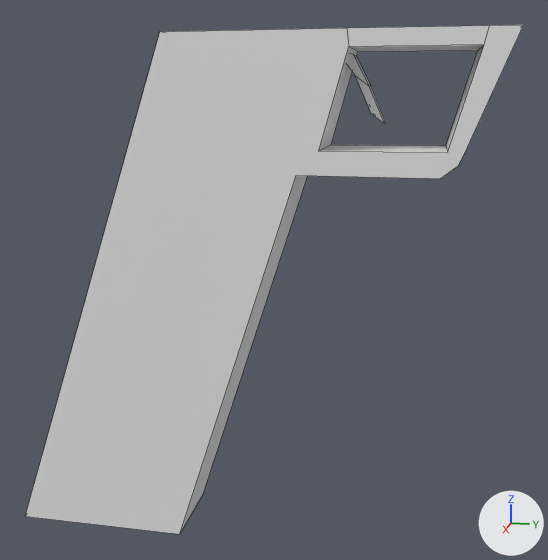
What one commit did to the Blender file Battle of Steel/Assets/Kawano/3D_Model/Parts_Pi_Hn/Pistol_Handle_01.blend.
Both versions are drawn from a 50 mm camera at (3.32, 1.28, 2.35) aimed at (-0.04, 0.61, 1.51). The lights are fixed; the arrows at lower right show +X, +Y and +Z. Mesh edges are drawn as thin lines.

Script lines for the objects in view, before the commit:
```python
me_立方体 = bpy.data.meshes.new('立方体')
me_立方体.from_pydata(...)  # 40 vertices, 26 faces; spans x -0.13..0.14, y -1.21..1.02, z -2.31..0.0
ob_立方体 = bpy.data.objects.new('立方体', me_立方体)
ob_立方体.location = (-0.005, 0.586, 2.596)
ob_立方体.scale = (1.44, 1.0, 1.0)
```
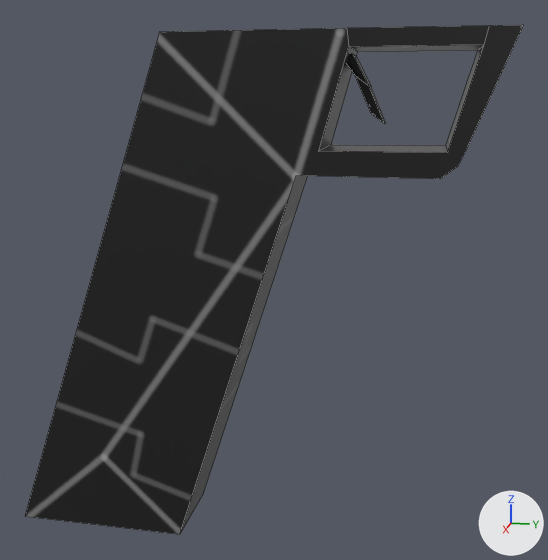
Where the change shows, as pixel boxes (x1, y1, x2, y2) in the pictures (548 x 560 px):
```json
{"object": "立方体", "change": "recoloured", "before": [25, 25, 523, 534], "after": [25, 25, 523, 534], "on screen": "grey to black"}
```

Edits to the scene script, one JSON object a line:
```json
{"op": "add", "block": "img_pistol_hn_01_tex", "code": ["img_pistol_hn_01_tex = load_image('Pistol_Hn_01_tex', 'Pistol_Hn_01_tex.png', 1024, 1024, 'sRGB')"]}
{"op": "add", "block": "mat_マテリアル", "code": ["mat_マテリアル = principled_material('マテリアル')", "mat_マテリアル.texture = img_pistol_hn_01_tex", "mat_マテリアル.metallic = 0.441", "mat_マテリアル.roughness = 0.305"]}
{"block": "me_立方体", "where": "me_立方体.from_pydata(...)  # 40 vertices, 26 faces; spans x -0.13..0.14, y -1.21..1.02, z -2.31..0.0"}
{"op": "add", "block": "me_立方体", "code": "me_立方体.materials.append(mat_マテリアル)  # picture img_pistol_hn_01_tex"}
```
